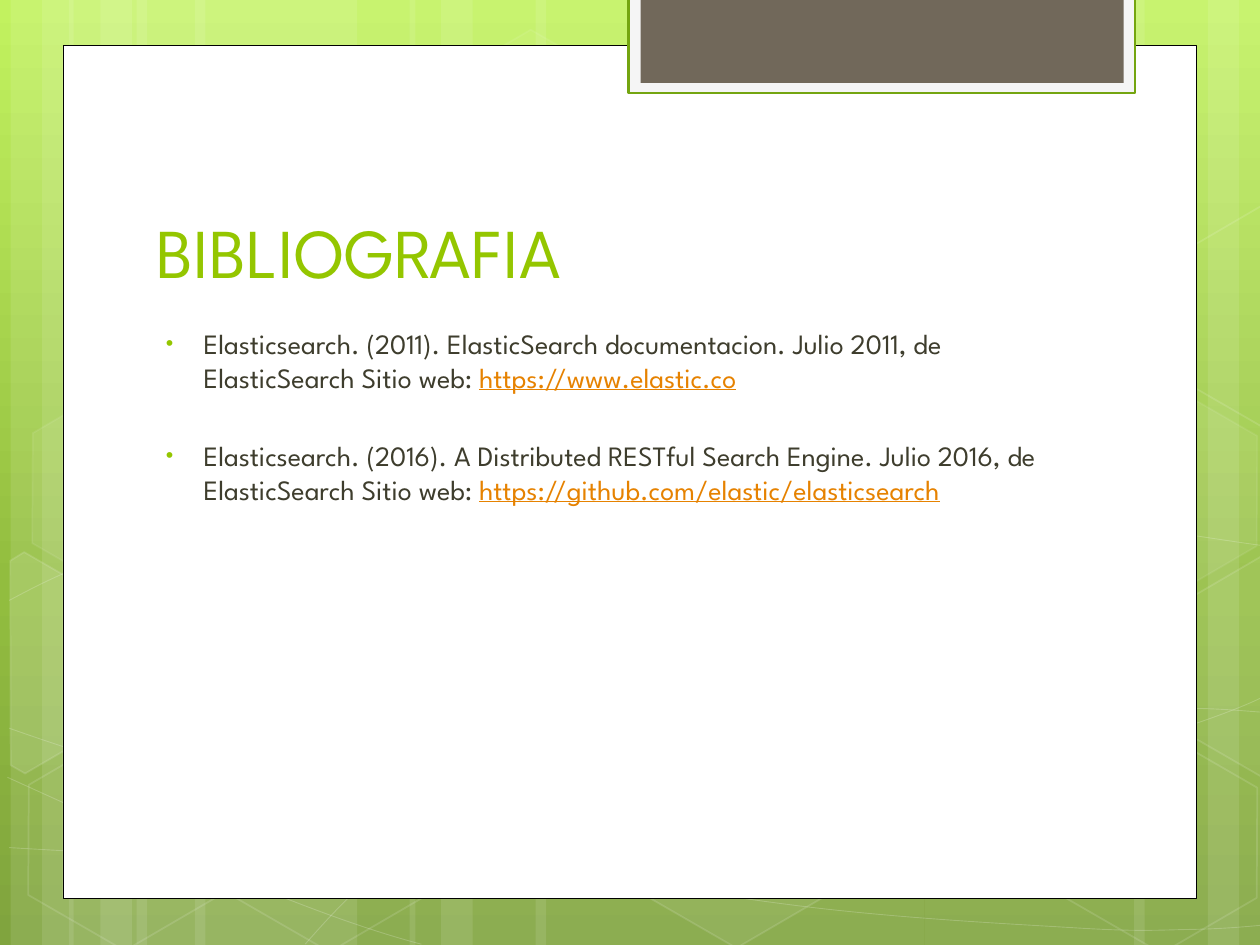
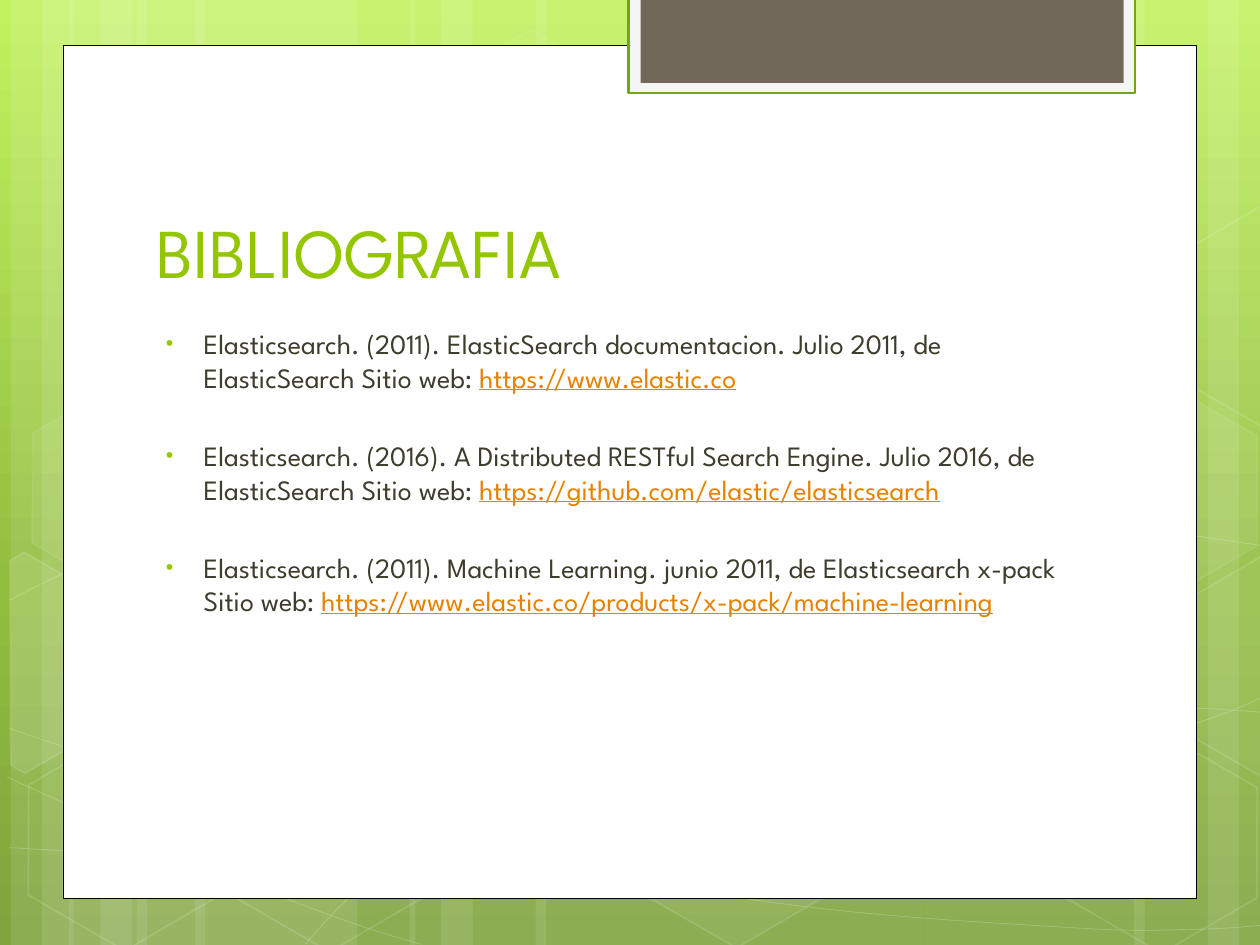
Before and after one commit to danielrpg/searchEngineAPI, a slide deck: slide 33 of document/ElasticSearch.pptx (slide 34 before the commit). Drawn at 1260x945 pixels with LibreOffice and Linux fonts; fonts in the diff are those of the drawing. Boxes give left, top, right and bottom in pixels: in the first picture for what was removed or moved away, otherwise in the second. Text is boxed around its words. In the diff, an @@ line names an element or a change of style, - is before the commit and + after.

```diff
--- a/document/ElasticSearch.pptx
+++ b/document/ElasticSearch.pptx
@@ text at (204,558,1055,617): paragraph added @@
+• Elasticsearch. (2011). Machine Learning. junio 2011, de Elasticsearch x-pack Sitio web: https://www.elastic.co/products/x-pack/machine-learning
```
Also in this commit, not shown: 1 other slide changed, 1 slide removed, 21 other files.
